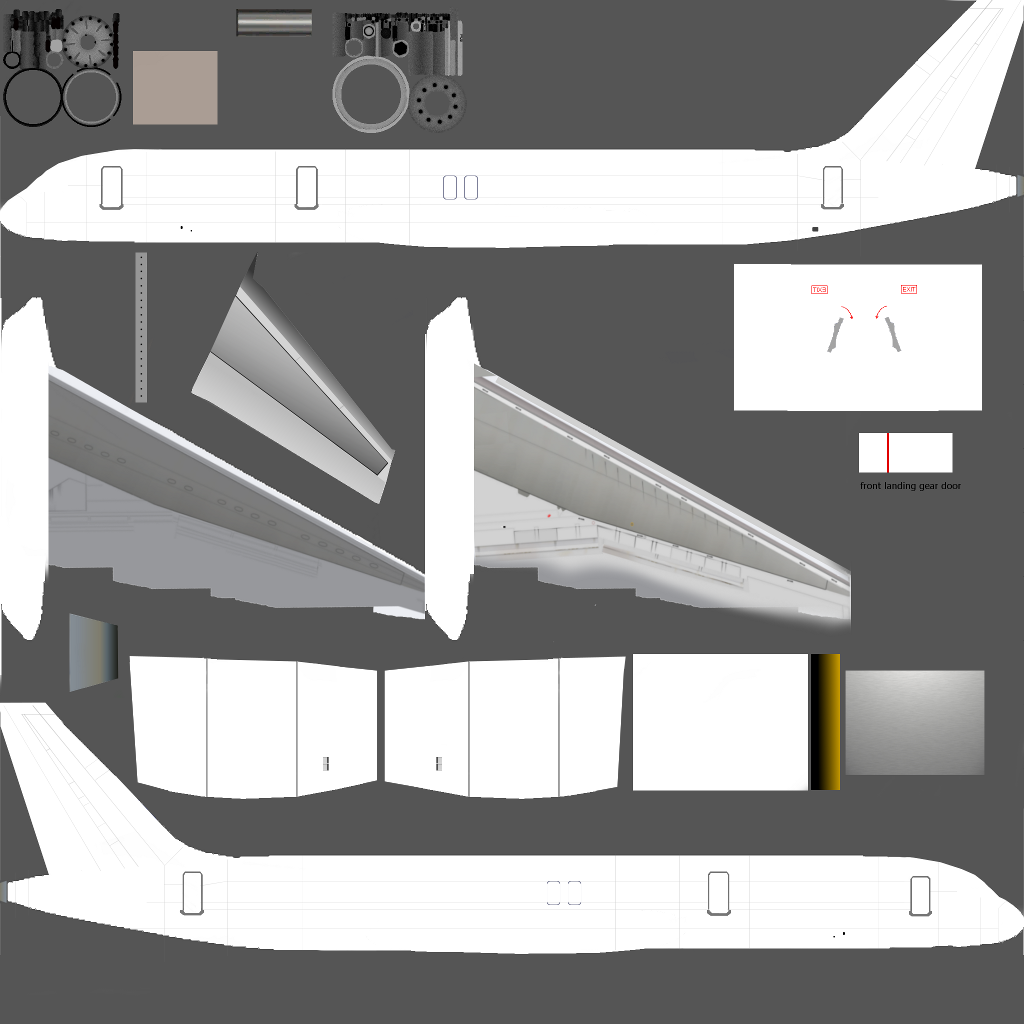
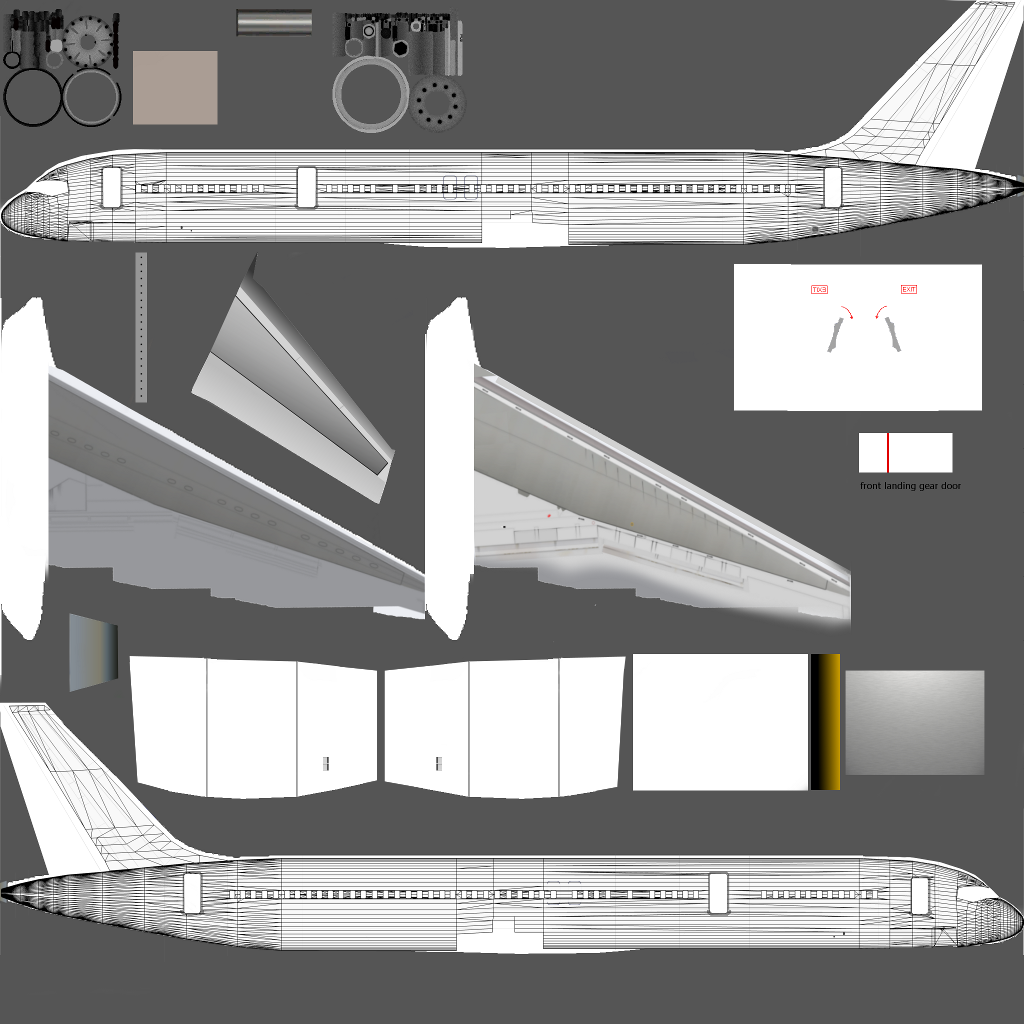
Two versions of the same layered image (1024x1024). Layer-by-layer changes:
showed "UV.png" over [1, 1, 1024, 951]
